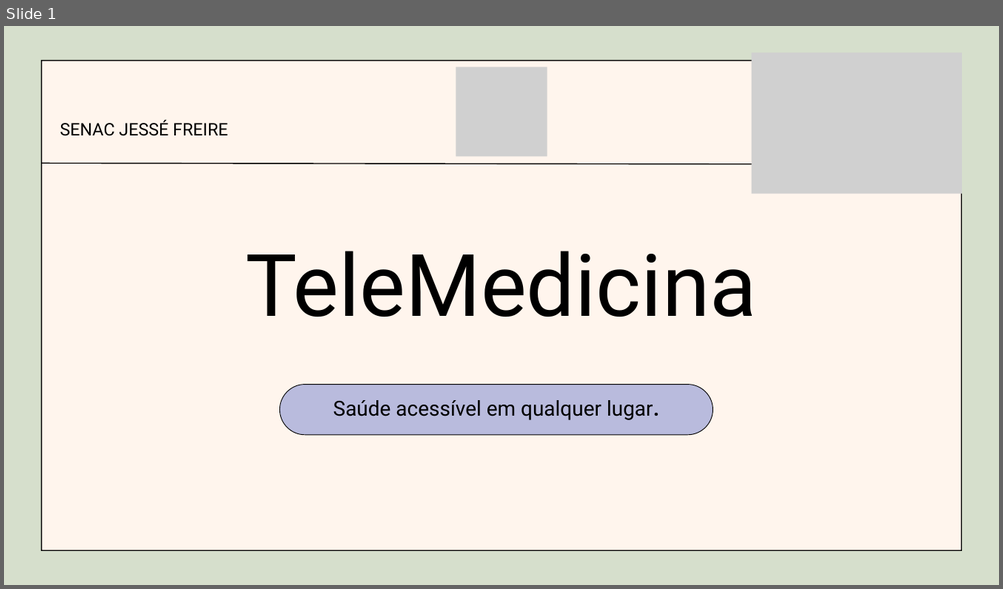
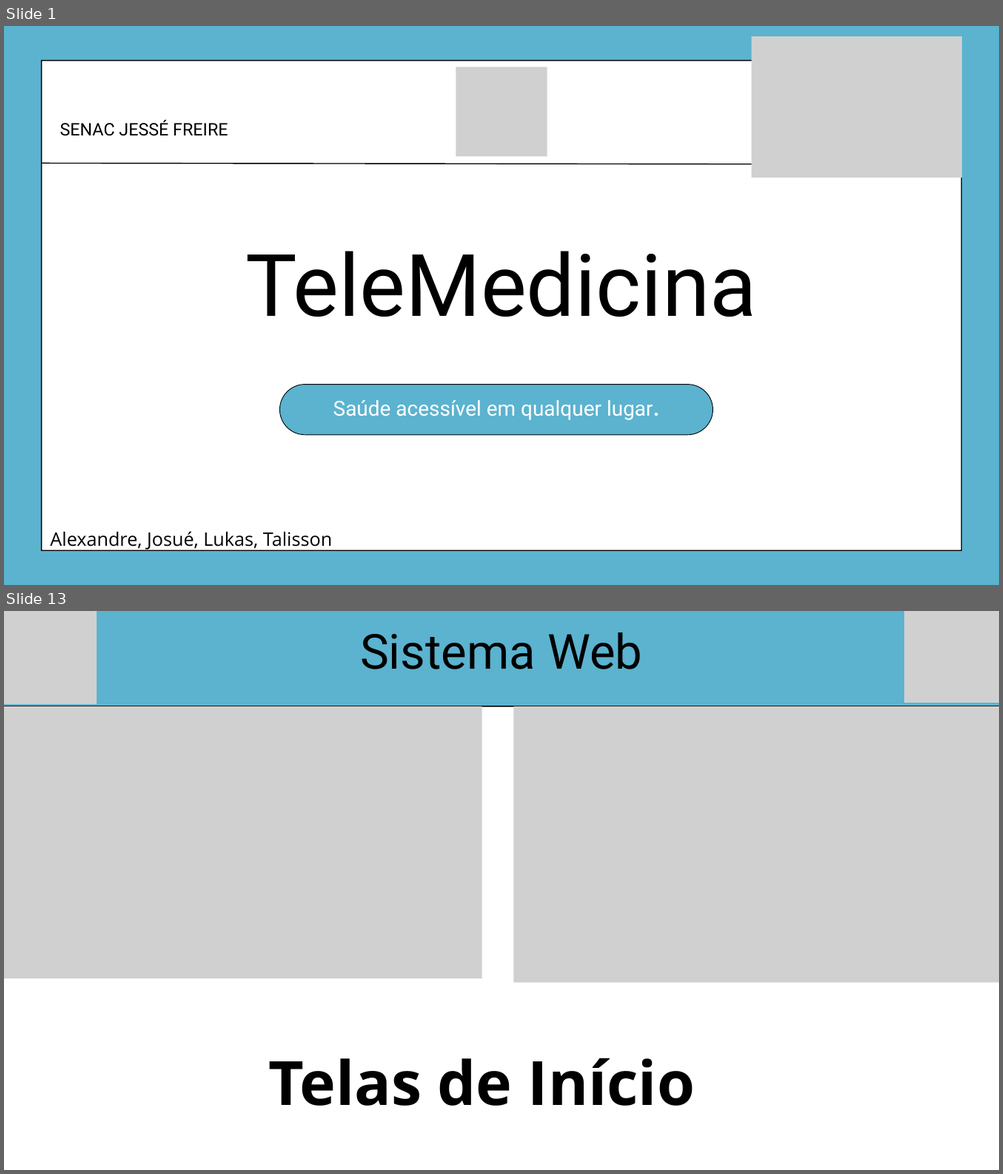
Before and after one commit to Bandclay-j/projeto_integrador_telemedicina, a slide deck: documentacao/TeleMedicina.pptx. Shown one above the other, each under a label of ours: slide 1 before the commit, slides 1 and 13 after it; the slides between them are not shown. The pictures are 1003x589 and 1003x1174 pixels, drawn with LibreOffice and Linux fonts; fonts in the diff are those of the drawing; grey boxes stand for pictures. Boxes give left, top, right and bottom in pixels: in the first picture for what was removed or moved away, otherwise in the second. Text is boxed around its words. In the diff, an @@ line names an element or a change of style, - is before the commit and + after.

```diff
--- a/documentacao/TeleMedicina.pptx
+++ b/documentacao/TeleMedicina.pptx
@@ slide 13 added at <box>4,611,999,1170</box>, background #FFFFFF @@
@@ freeform shape added at <box>4,611,999,706</box>, fill #5BB3CF @@
@@ picture added at <box>4,611,96,704</box> @@
@@ text added at <box>360,632,642,669</box>, 70 pt, text #000000 @@
+Sistema Web
@@ picture added at <box>904,611,999,703</box> @@
@@ line added from (4, 706) to (999, 706), #000000 1.5 pt @@
@@ picture added at <box>4,706,482,979</box> @@
@@ picture added at <box>514,706,999,983</box> @@
@@ text added at <box>268,1058,694,1106</box>, 88.5 pt, text #000000, bold @@
+Telas de Início
@@ slide 1 changed as well @@
@@ background #D6DFCC to #5BB3CF @@
@@ picture: place and size @@
-picture at <box>751,53,962,194</box>
+picture at <box>751,36,962,178</box>
@@ freeform shape at <box>41,61,961,551</box>: fill #FFF5ED to #FFFFFF @@
@@ freeform shape at <box>279,385,713,435</box>: fill #B9BBDD to #5BB3CF @@
@@ text "Saúde acessível em qualquer lugar." at <box>333,400,659,420</box>: text colour #000000 to #FFFFFF @@
@@ text added at <box>50,531,332,551</box>, 27 pt, text #000000 @@
+Alexandre, Josué, Lukas, Talisson
```
Also in this commit, not shown: 6 other slides changed, 5 other slides added, 2 slides removed.
